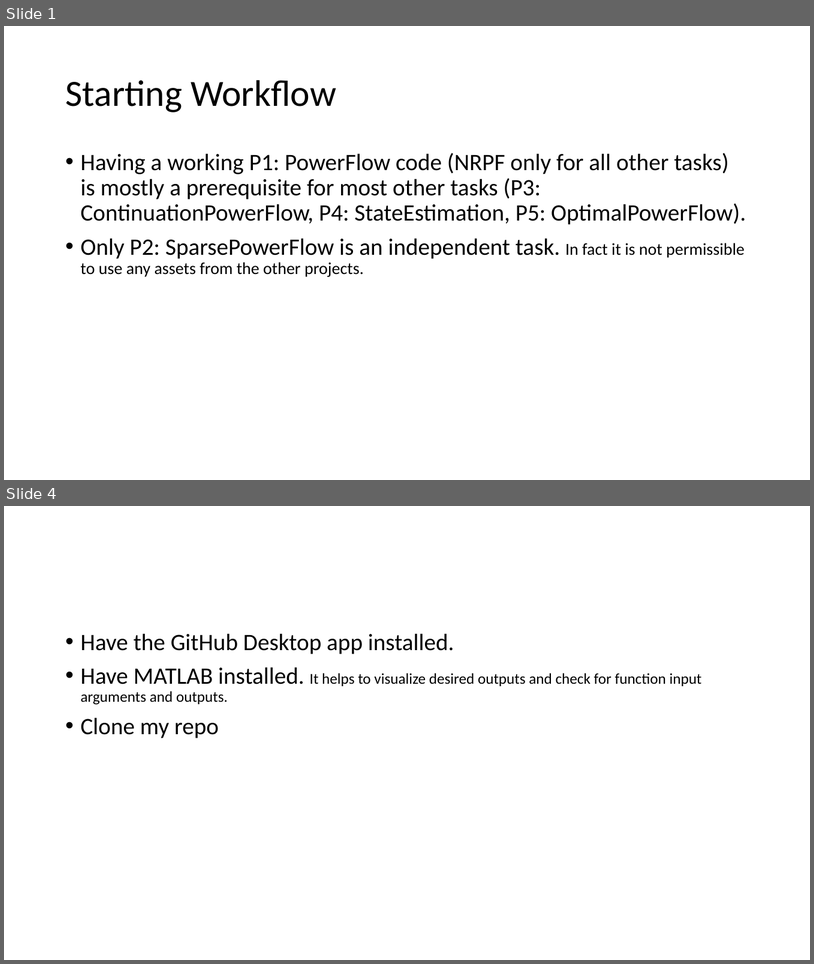
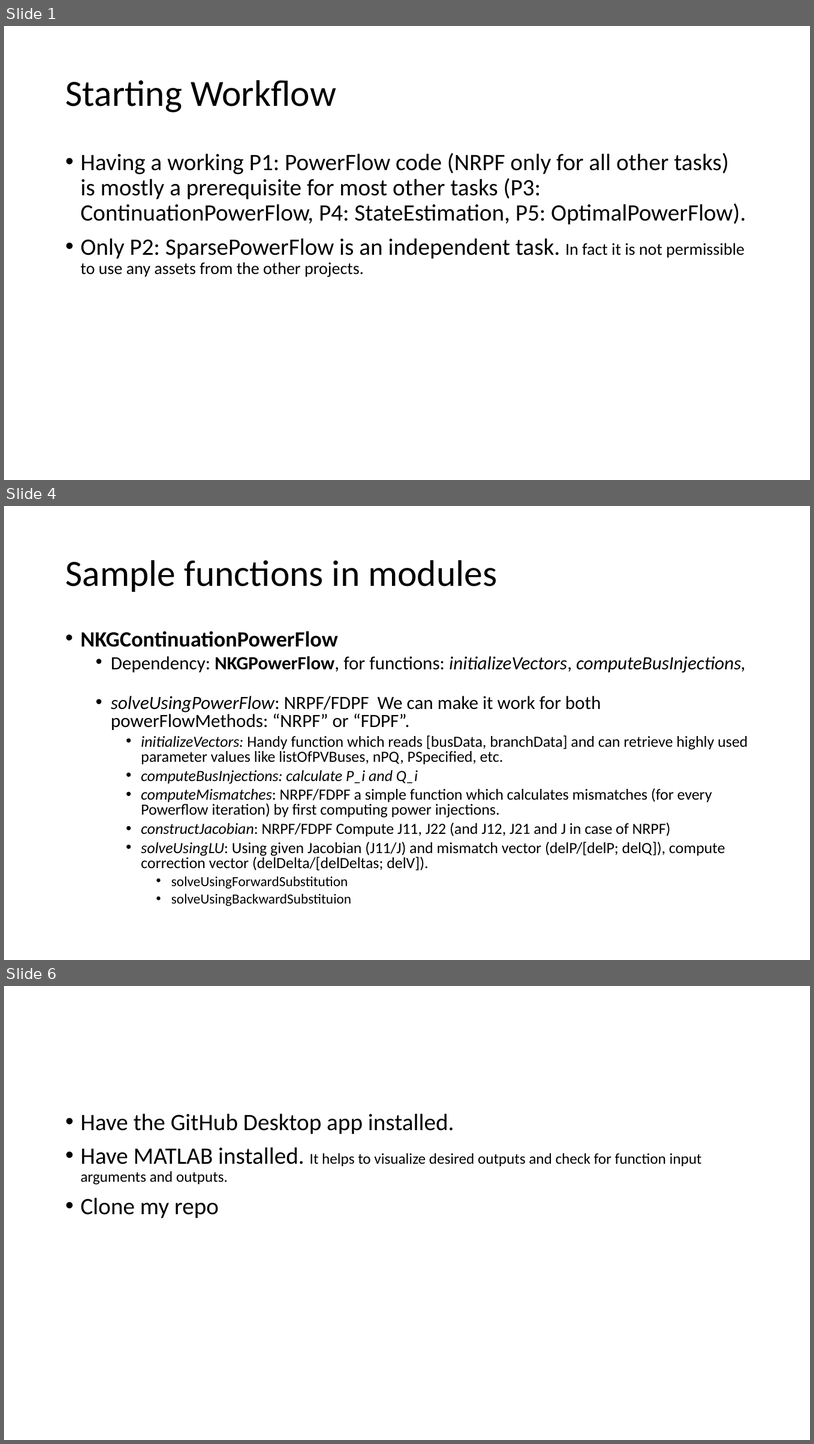
Before and after one commit to Realife-Brahmin/OriginalDocsHub, a slide deck: ee521/plan_for_ee521_in_julia/ee521_julia_plan.pptx. Shown one above the other, each under a label of ours: slides 1 and 4 before the commit, slides 1, 4 and 6 after it; the slides between them are not shown. The pictures are 814x964 and 814x1444 pixels, drawn with LibreOffice and Linux fonts; fonts in the diff are those of the drawing. Boxes give left, top, right and bottom in pixels: in the first picture for what was removed or moved away, otherwise in the second. Text is boxed around its words. In the diff, an @@ line names an element or a change of style, - is before the commit and + after.

Commit message:
expected module overview

```diff
--- a/ee521/plan_for_ee521_in_julia/ee521_julia_plan.pptx
+++ b/ee521/plan_for_ee521_in_julia/ee521_julia_plan.pptx
@@ slide 4 added at (x1=4, y1=506, x2=810, y2=960), background #FFFFFF @@
@@ title added at (x1=65, y1=560, x2=497, y2=592), 44 pt, text #000000 @@
+Sample functions in modules
@@ text added at (x1=81, y1=631, x2=748, y2=906), 18.5 pt, text #000000 @@
+• NKGContinuationPowerFlow
+  • Dependency: NKGPowerFlow, for functions: initializeVectors, computeBusInjections,
+  • solveUsingPowerFlow: NRPF/FDPF We can make it work for both powerFlowMethods: “NRPF” or “FDPF”.
+    • initializeVectors: Handy function which reads [busData, branchData] and can retrieve highly used parameter values like listOfPVBuses, nPQ, PSpecified, etc.
+    • computeBusInjections: calculate P_i and Q_i
+    • computeMismatches: NRPF/FDPF a simple function which calculates mismatches (for every Powerflow iteration) by first computing power injections.
+    • constructJacobian: NRPF/FDPF Compute J11, J22 (and J12, J21 and J in case of NRPF)
+    • solveUsingLU: Using given Jacobian (J11/J) and mismatch vector (delP/[delP; delQ]), compute correction vector (delDelta/[delDeltas; delV]).
+      • solveUsingForwardSubstitution
+      • solveUsingBackwardSubstituion
@@ what was slide 4 is now slide 6 @@
```
Also in this commit, not shown: 2 slides changed, 1 other slide added.
